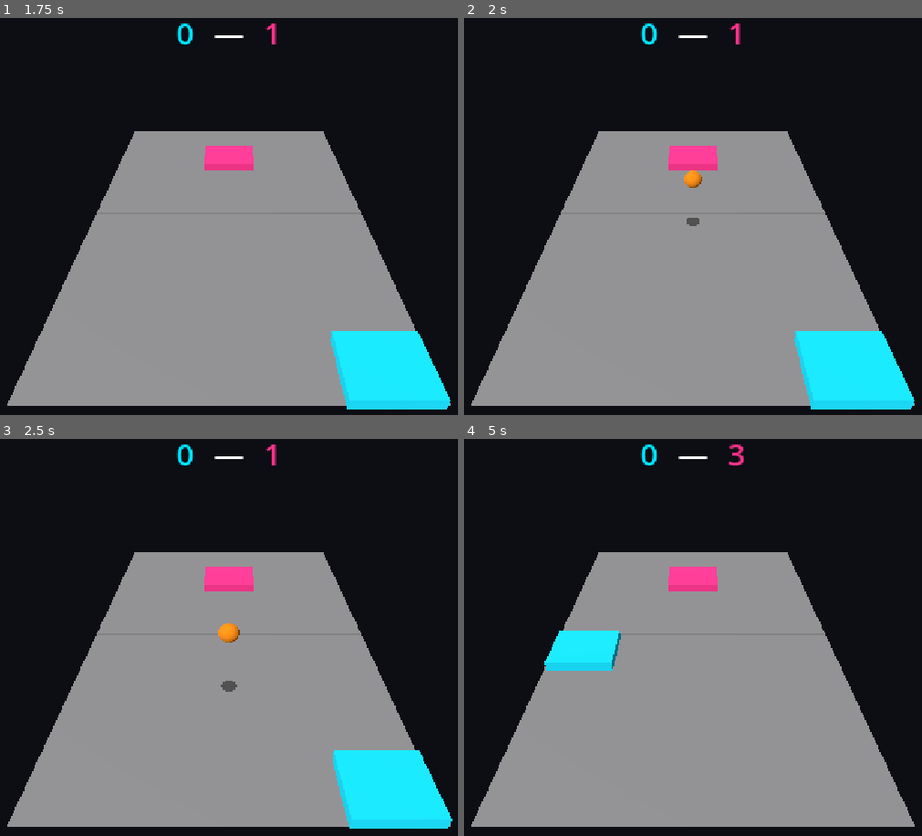
Above: before the commit, frames 1-4 (two rows, left to right).
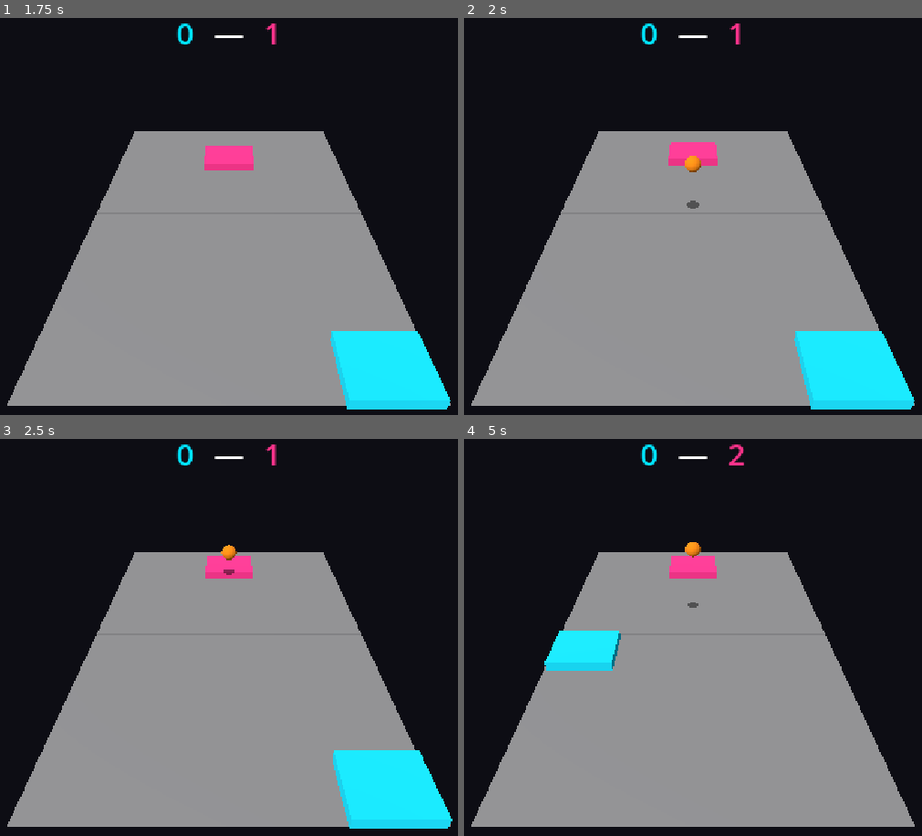
Above: after the commit, the same moments.

Repository: konserva93/galaxy-pong-2
Game: Godot game, scene res://scenes/Main.tscn
Same seed, same stepped clock (60 frames per second), same inputs: the game is played once before the commit and once after it.
Inputs (mouse positions are in pixels of both pictures, inside the frame that each line leads up to):
- Up to frame 1 (1.75 s): move the mouse to (389, 192) at 0.52 s; hold D (move_right) 0.53-1.28 s; tap Enter at 1.25 s; move the mouse to (82, 232) at 1.27 s; hold S (move_back) from 1.28 s (still down)
- Up to frame 2 (2 s): keep holding S (move_back)
- Up to frame 3 (2.5 s): move the mouse to (302, 542) at 2.02 s; release S (move_back) at 2.03 s; hold D (move_right) from 2.03 s (still down)
- Up to frame 4 (5 s): move the mouse to (656, 716) at 2.77 s; release D (move_right) at 2.78 s; hold W (move_forward) 2.78-3.53 s; move the mouse to (912, 697) at 3.52 s; hold A (move_left) from 3.53 s (still down); move the mouse to (473, 573) at 4.27 s

Frame 1 is identical in both runs. In frame 2, 0.5% of the frame differs, in the area x 44-56%, y 31-53%; in frame 3, 1.0%, in the area x 44-56%, y 26-64%; in frame 4, 0.8%.

Commit message:
fix: serve after a goal toward the winner, not the one who missed
register_point set receiver to the OPPOSITE of winner, so the post-goal
serve flew toward whoever just conceded the point. Reported during
playtest as backwards; serve should go toward whoever won the previous
point instead. Updated game_loop_test.gd's expected serve direction and
GameDesign's description of the rule to match.

Diff:
--- a/scripts/game_manager.gd
+++ b/scripts/game_manager.gd
@@ -7,7 +7,9 @@
 ## После каждого очка (сигнал ball.point_scored → register_point): счёт
 ## обновляется, при достижении SCORE_TO_WIN — game_over и подачи
 ## останавливаются; иначе — пауза GOAL_PAUSE_SECONDS и автоподача в сторону
-## принимающего (того, кто пропустил предыдущее очко — GameDesign 3.4).
+## того, кто выиграл предыдущее очко (GameDesign 3.4; по прямому запросу
+## после плейтеста — раньше подавали в сторону промахнувшегося, что
+## ощущалось неправильно).
 
 signal score_changed(player_score: int, ai_score: int)
 signal game_over(winner: String)
@@ -59,18 +61,17 @@
 		game_over.emit(overall_winner)
 		return
 
-	var receiver := "ai" if winner == "player" else "player"
 	# process_in_physics=true: пауза отсчитывается по физическим тикам, а не
 	# по idle-времени — держит её на той же временной шкале, что и всю
 	# остальную игровую логику (и что предсказуемо для headless-тестов).
 	await _ball.get_tree().create_timer(goal_pause_seconds, true, true).timeout
-	_serve_toward(receiver)
+	_serve_toward(winner) # подаём в сторону выигравшего предыдущее очко, не промахнувшегося
 
 
-func _serve_toward(receiver: String) -> void:
+func _serve_toward(target: String) -> void:
 	if _ball == null:
 		return
 
 	_ball.position = _ball_start_position
-	var z_direction := 1.0 if receiver == "player" else -1.0
+	var z_direction := 1.0 if target == "player" else -1.0
 	_ball.launch(Vector3(0.0, serve_launch_vy, serve_horizontal_speed * z_direction))
--- a/tests/game_loop_test.gd
+++ b/tests/game_loop_test.gd
@@ -5,7 +5,9 @@
 ## - при старте сцены сразу происходит первая подача (без паузы);
 ## - point_scored увеличивает счёт и эмитит score_changed;
 ## - после гола — пауза goal_pause_seconds, затем автоподача в сторону
-##   принимающего (того, кто ПРОПУСТИЛ предыдущее очко — GameDesign 3.4);
+##   ВЫИГРАВШЕГО предыдущее очко (GameDesign 3.4; направление исправлено по
+##   прямому запросу после плейтеста — раньше ошибочно подавали в сторону
+##   промахнувшегося);
 ## - мяч замирает и скрывается сразу в момент гола (а не продолжает падать/
 ##   лететь на виду всю паузу — было "мяч долго падает после гола");
 ## - розыгрыш без единого удара, ушедший в аут, всё равно доходит до подачи
@@ -62,11 +64,11 @@
 
 
 func _check_point_and_reserve(game_manager: Node, ball: Area3D) -> void:
-	print("--- point scored -> score_changed, pause, then serve toward receiver ---")
+	print("--- point scored -> score_changed, pause, then serve toward the winner ---")
 
 	_score_changed_events.clear()
 	var start_pos: Vector3 = ball.position
-	# AI получает очко (игрок "пропустил") -> принимающий следующей подачи — игрок (Z>0).
+	# AI выигрывает очко -> следующая подача летит в сторону AI (Z<0), не игрока.
 	ball._score_point("ai")
 	await physics_frame
 
@@ -83,8 +85,8 @@
 	for i in range(frames_to_wait):
 		await physics_frame
 
-	print("after pause: ball.position=%s ball.velocity=%s (expect vz>0, served toward player)" % [ball.position, ball.velocity])
-	_ok = _ok and ball.velocity.z > 0.0
+	print("after pause: ball.position=%s ball.velocity=%s (expect vz<0, served toward ai -- the winner)" % [ball.position, ball.velocity])
+	_ok = _ok and ball.velocity.z < 0.0
 
 
 func _check_ball_freezes_and_hides_during_pause(game_manager: Node, ball: Area3D) -> void:
Not shown, changed: docs/GameDesign.md
